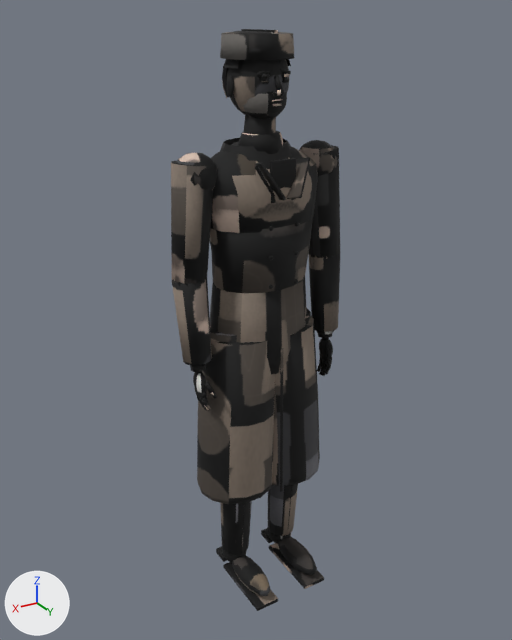
The glTF model assets/models/kedr/human_ep_civil1.glb, before and after one commit.
Before and after are seen from a 50 mm camera at (1.112, 1.837, 1.887) aimed at (0.017, 0.011, 0.974). Arrows for +X, +Y and +Z are at lower left; the lights stay in place. The first picture is the older version. Vertices at exactly the same position are counted once.

Objects in the first picture: 'human_ep_civil1'.
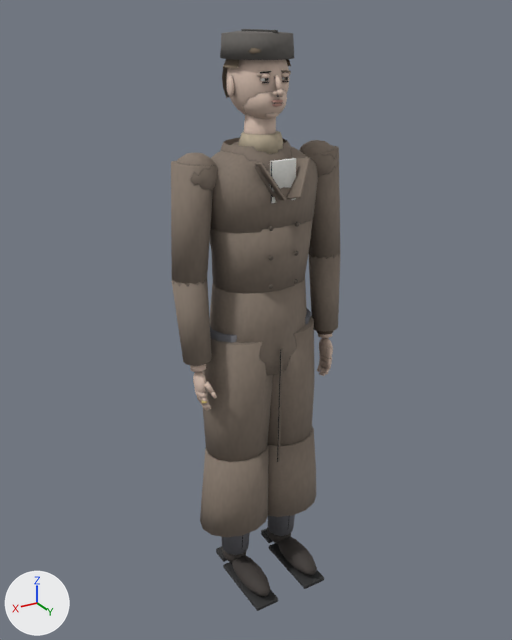
Pixel boxes [x1, y1, x2, y2] of what changed, in the pictures (512 x 640 px; the box of a moved part takes in the faces that stretch with it):
```json
{"part": 1, "of": "me_pelvis", "change": "added", "after": [267, 427, 316, 517], "on screen": "brown"}
{"part": 2, "of": "me_pelvis", "change": "added", "after": [200, 445, 269, 537], "on screen": "brown"}
{"part": 3, "of": "me_pelvis", "change": "moved or reshaped", "before": [197, 321, 320, 504], "after": [202, 320, 314, 462]}
{"part": 4, "of": "me_pelvis", "change": "surface changed", "before": [171, 29, 341, 611], "after": [171, 29, 341, 611], "on screen": "black to brown"}
```

Scene script edits in JSON lines:
```json
{"block": "me_pelvis", "where": "# used by ob_human_ep_civil1; location = (0.0, 0.0, 0.0)"}
{"op": "remove", "block": "me_pelvis", "code": "me_pelvis.from_pydata(...)  # 5313 vertices, 10088 faces; spans x -0.3..0.3, y -0.13..0.23, z -0.02..1.85"}
{"op": "add", "block": "me_pelvis", "code": "me_pelvis.from_pydata(...)  # 5369 vertices, 10192 faces; spans x -0.3..0.3, y -0.13..0.23, z -0.02..1.85"}
{"block": "me_pelvis", "change": "me_pelvis part 1: a new loose piece of 42 vertices spanning x -0.24..0.02, y -0.09..0.12, z 0.22..0.52, in mat_human_ep_civil1_baked (picture img_human_ep_civil1)"}
{"block": "me_pelvis", "change": "me_pelvis part 2: a new loose piece of 42 vertices spanning x -0.02..0.24, y -0.09..0.12, z 0.22..0.52, in mat_human_ep_civil1_baked (picture img_human_ep_civil1)"}
{"block": "me_pelvis", "change": "me_pelvis part 3"}
{"block": "me_pelvis", "change": "50 vertices are removed from x -0.24..0.24, y -0.12..0.15, z 0.37..0.92"}
{"block": "me_pelvis", "change": "189 faces are deleted"}
{"block": "me_pelvis", "change": "21 vertices in x 0.0, y 0.15, z 0.38 move by (0.0, -0.02, 0.11)"}
{"block": "me_pelvis", "change": "4 vertices in x -0.06..0.06, y 0.11..0.13, z 0.64 move by (0.0, -0.02, 0.06)"}
{"block": "me_pelvis", "change": "4 vertices in x -0.06..0.06, y -0.12..-0.1, z 0.64 move by (0.0, 0.02, 0.06)"}
{"block": "me_pelvis", "change": "61 vertices move from x -0.22..0.22, y -0.12..0.15, z 0.38..0.92 to x -0.21..0.21, y -0.1..0.14, z 0.49..0.92"}
{"block": "me_pelvis", "change": "22 vertices are added at x -0.2..0.2, y -0.08..0.14, z 0.49..0.92"}
{"block": "me_pelvis", "change": "133 new faces join them"}
{"block": "me_pelvis", "change": "me_pelvis part 4: 9893 kept faces spanning x -0.3..0.3, y -0.13..0.23, z -0.02..1.85 get new texture (UV) coordinates"}
```
